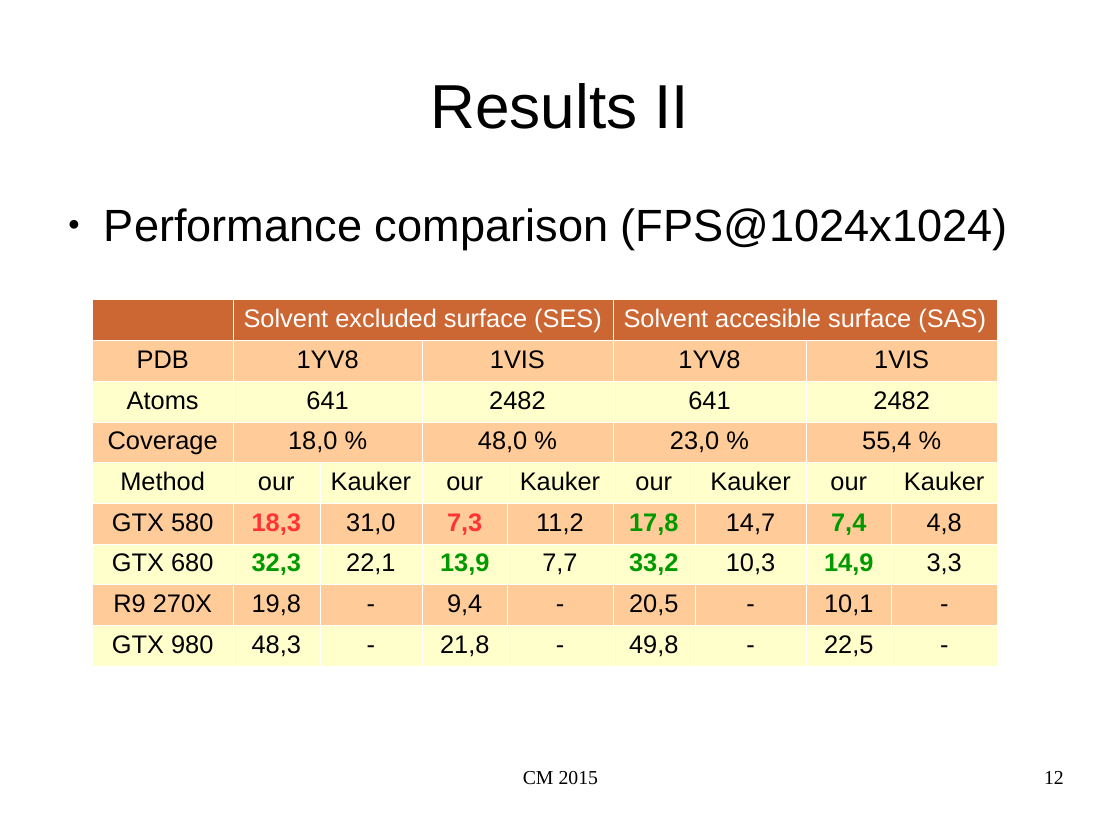
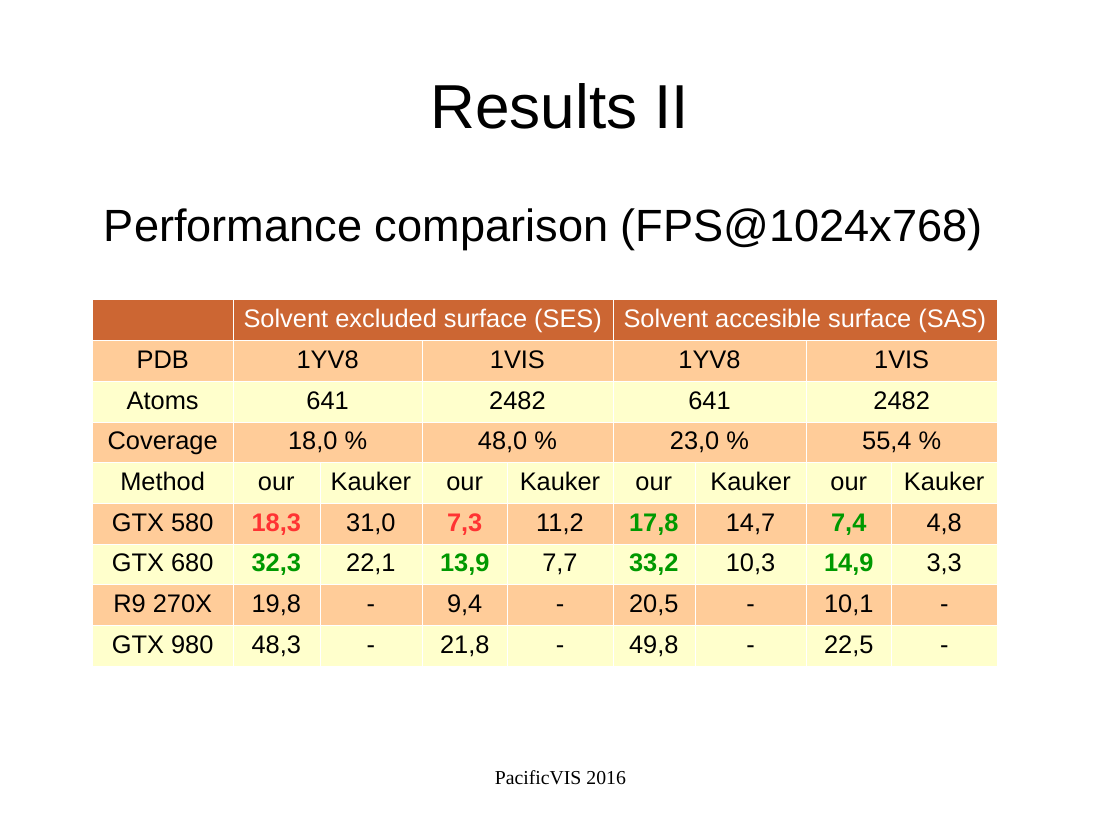
Before and after one commit to ajurcik/oit4cb, a slide deck: slide 13 of taipei2016/cm2015.odp (slide 12 before the commit). Drawn at 1120x840 pixels with LibreOffice and Linux fonts; fonts in the diff are those of the drawing. Boxes give left, top, right and bottom in pixels: in the first picture for what was removed or moved away, otherwise in the second. Text is boxed around its words. In the diff, an @@ line names an element or a change of style, - is before the commit and + after.

```diff
--- a/taipei2016/cm2015.odp
+++ b/taipei2016/cm2015.odp
@@ text at [104,208,983,250]: text changed @@
-● Performance comparison (FPS@1024x1024)
+Performance comparison (FPS@1024x768)
@@ text at [495,770,626,785]: text changed @@
-CM 2015
+PacificVIS 2016
@@ page number removed at [1044,771,1064,784] @@
-12
```
Also in this commit, not shown: 5 other slides changed, 9 slides added, 8 slides removed, 3 other files.
